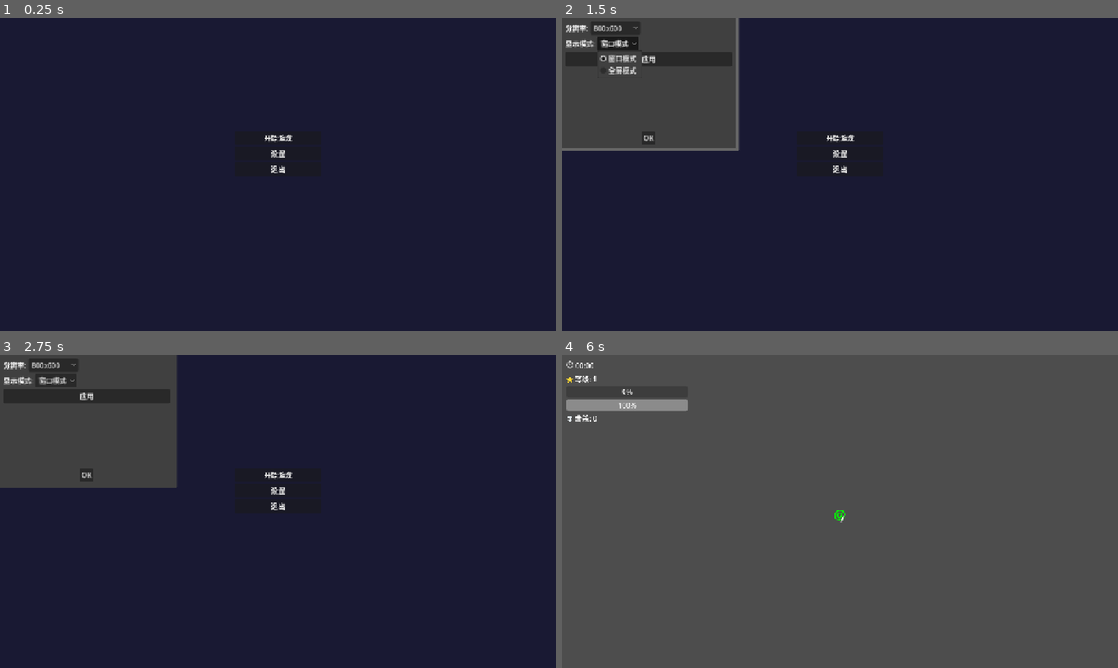
Above: before the commit, frames 1-4 (two rows, left to right).
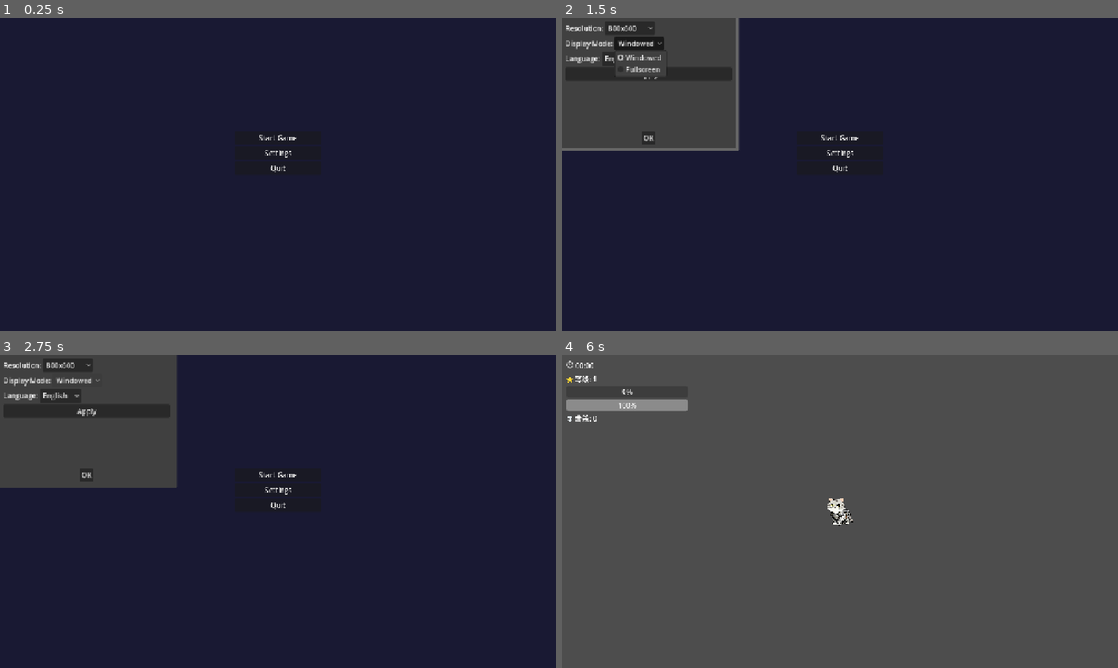
Above: after the commit, the same moments.

Repository: Coulky/milk
Game: Godot game, scene res://scenes/ui/main_menu.tscn
The game is run twice, just before and just after one commit, with the same random seed, the same clock (stepped at 60 frames per second) and the same inputs.
Inputs (mouse positions are in pixels of both pictures, inside the frame that each line leads up to):
- Up to frame 1 (0.25 s): no input
- Up to frame 2 (1.5 s): click "设置" (after the commit: "Settings") at 0.5 s; click (617, 43) at 1.25 s, where only the run before the commit has a clickable "窗口模式"
- Up to frame 3 (2.75 s): click (77, 380) at 2 s, where only the run after the commit has a clickable "Windowed"
- Up to frame 4 (6 s): click "应用" (after the commit: "Apply") at 2.75 s; click "开始游戏" (after the commit: "Start Game") at 3.5 s; click "返回" at 4.25 s; click "开始游戏" (after the commit: "Start Game") at 5 s; click "战士 [剑]" at 5.75 s

The runs differ from the first frame. In frame 1, 0.2% of the frame differs, in the area x 46-54%, y 37-50%; in frame 2, 1.3%, in the area x 0-54%, y 2-50%; in frame 3, 0.9%; in frame 4, 0.3%.

Commit message:
添加法师、战士素材

Diff:
--- a/configs/characters.json
+++ b/configs/characters.json
@@ -6,7 +6,9 @@
 	  "description": "基础角色，平衡型战士",
 	  "symbol": "@",
 	  "symbol_color": "#00ff00",
-	  "model_path": "",
+	  "model_path": "res://assets/images/warrior.png",
+	  "model_width": 64,
+	  "model_height": 64,
 	  "max_health": 100,
 	  "speed": 200,
 	  "attack": 10,
@@ -36,7 +38,9 @@
 	  "description": "高攻击低防御的法师",
 	  "symbol": "M",
 	  "symbol_color": "#0088ff",
-	  "model_path": "",
+	  "model_path": "res://assets/images/mage.png",
+	  "model_width": 64,
+	  "model_height": 64,
 	  "max_health": 60,
 	  "speed": 180,
 	  "attack": 20,
--- /dev/null
+++ b/configs/languages.json
@@ -0,0 +1,157 @@
+{
+  "languages": {
+    "zh_CN": {
+      "main_menu": {
+        "start_game": "开始游戏",
+        "settings": "设置",
+        "quit": "退出"
+      },
+      "settings": {
+        "title": "设置",
+        "resolution": "分辨率:",
+        "display_mode": "显示模式:",
+        "language": "语言:",
+        "windowed": "窗口模式",
+        "fullscreen": "全屏模式",
+        "apply": "应用"
+      },
+      "character_select": {
+        "title": "选择角色",
+        "warrior": "战士",
+        "hunter": "猎人",
+        "mage": "法师",
+        "back": "返回"
+      },
+      "pause_menu": {
+        "title": "游戏暂停",
+        "continue": "继续游戏",
+        "restart": "重新开始",
+        "exit": "退出"
+      },
+      "game_over": {
+        "title": "游戏结束！",
+        "restart": "按 R 重新开始"
+      },
+      "ui": {
+        "time": "时间",
+        "level": "等级",
+        "kill": "击杀"
+      },
+      "characters": {
+        "warrior": "战士",
+        "hunter": "猎人",
+        "mage": "法师",
+        "warrior_desc": "基础角色，平衡型战士",
+        "hunter_desc": "远程攻击的猎人",
+        "mage_desc": "高攻击低防御的法师"
+      },
+      "weapons": {
+        "sword": "剑",
+        "bow": "弓",
+        "magic_orb": "魔法球"
+      }
+    },
+    "en": {
+      "main_menu": {
+        "start_game": "Start Game",
+        "settings": "Settings",
+        "quit": "Quit"
+      },
+      "settings": {
+        "title": "Settings",
+        "resolution": "Resolution:",
+        "display_mode": "Display Mode:",
+        "language": "Language:",
+        "windowed": "Windowed",
+        "fullscreen": "Fullscreen",
+        "apply": "Apply"
+      },
+      "character_select": {
+        "title": "Select Character",
+        "warrior": "Warrior",
+        "hunter": "Hunter",
+        "mage": "Mage",
+        "back": "Back"
+      },
+      "pause_menu": {
+        "title": "Game Paused",
+        "continue": "Continue",
+        "restart": "Restart",
+        "exit": "Exit"
+      },
+      "game_over": {
+        "title": "Game Over!",
+        "restart": "Press R to restart"
+      },
+      "ui": {
+        "time": "Time",
+        "level": "Level",
+        "kill": "Kills"
+      },
+      "characters": {
+        "warrior": "Warrior",
+        "hunter": "Hunter",
+        "mage": "Mage",
+        "warrior_desc": "Basic character, balanced warrior",
+        "hunter_desc": "Ranged attacker",
+        "mage_desc": "High attack, low defense mage"
+      },
+      "weapons": {
+        "sword": "Sword",
+        "bow": "Bow",
+        "magic_orb": "Magic Orb"
+      }
+    },
+    "ja": {
+      "main_menu": {
+        "start_game": "ゲーム開始",
+        "settings": "設定",
+        "quit": "終了"
+      },
+      "settings": {
+        "title": "設定",
+        "resolution": "解像度:",
+        "display_mode": "表示モード:",
+        "language": "言語:",
+        "windowed": "ウィンドウモード",
+        "fullscreen": "フルスクリーン",
+        "apply": "適用"
+      },
+      "character_select": {
+        "title": "キャラクター選択",
+        "warrior": "戦士",
+        "hunter": "ハンター",
+        "mage": "魔法使い",
+        "back": "戻る"
+      },
+      "pause_menu": {
+        "title": "ゲーム一時停止",
+        "continue": "続ける",
+        "restart": "再スタート",
+        "exit": "終了"
+      },
+      "game_over": {
+        "title": "ゲームオーバー！",
+        "restart": "Rキーを押して再スタート"
+      },
+      "ui": {
+        "time": "時間",
+        "level": "レベル",
+        "kill": "キル"
+      },
+      "characters": {
+        "warrior": "戦士",
+        "hunter": "ハンター",
+        "mage": "魔法使い",
+        "warrior_desc": "基本キャラクター、バランスの取れた戦士",
+        "hunter_desc": "遠距離攻撃のハンター",
+        "mage_desc": "高攻撃力、低防御力の魔法使い"
+      },
+      "weapons": {
+        "sword": "剣",
+        "bow": "弓",
+        "magic_orb": "魔法の玉"
+      }
+    }
+  }
+}
--- a/project.godot
+++ b/project.godot
@@ -33,6 +33,11 @@
 
 [input]
 
+ui_cancel={
+"deadzone": 0.5,
+"events": [Object(InputEventKey,"resource_local_to_scene":false,"resource_name":"","device":-1,"window_id":0,"alt_pressed":false,"shift_pressed":false,"ctrl_pressed":false,"meta_pressed":false,"pressed":false,"keycode":0,"physical_keycode":4194304,"key_label":0,"unicode":0,"location":0,"echo":false,"script":null)
+]
+}
 move_up={
 "deadzone": 0.5,
 "events": [Object(InputEventKey,"resource_local_to_scene":false,"resource_name":"","device":-1,"window_id":0,"alt_press …(192 unchanged characters)…
@@ -63,12 +68,6 @@
 ]
 }
 
-ui_cancel={
-"deadzone": 0.5,
-"events": [Object(InputEventKey,"resource_local_to_scene":false,"resource_name":"","device":-1,"window_id":0,"alt_pressed":false,"shift_pressed":false,"ctrl_pressed":false,"meta_pressed":false,"pressed":false,"keycode":0,"physical_keycode":4194304,"key_label":0,"unicode":0,"location":0,"echo":false,"script":null)
-]
-}
-
 [layer_names]
 
 2d_physics/layer_1="player"
--- a/scripts/managers/config_manager.gd
+++ b/scripts/managers/config_manager.gd
@@ -4,6 +4,7 @@
 var enemies_config: Dictionary = {}
 var weapons_config: Dictionary = {}
 var game_settings: Dictionary = {}
+var languages_config: Dictionary = {}
 
 func _ready():
 	load_all_configs()
@@ -13,6 +14,7 @@
 	enemies_config = load_json("res://configs/enemies.json")
 	weapons_config = load_json("res://configs/weapons.json")
 	game_settings = load_json("res://configs/game_settings.json")
+	languages_config = load_json("res://configs/languages.json")
 
 func load_json(path: String) -> Dictionary:
 	var file = FileAccess.open(path, FileAccess.READ)
@@ -75,3 +77,27 @@
 
 func get_map_size() -> Dictionary:
 	return game_settings.get("map_size", {"width": 4000, "height": 4000})
+
+func get_language_text(key: String, default: String = "") -> String:
+	var locale = TranslationServer.get_locale()
+	# 确保语言代码格式正确
+	if locale == "en_US":
+		locale = "en"
+
+	# 获取对应语言的配置
+	var language_data = languages_config.get("languages", {}).get(locale, {})
+
+	# 如果没有对应语言的配置，使用默认语言（简体中文）
+	if language_data.is_empty():
+		language_data = languages_config.get("languages", {}).get("zh_CN", {})
+
+	# 解析键路径，支持点号分隔的路径
+	var keys = key.split(".")
+	var current_data = language_data
+
+	for k in keys:
+		if not current_data.has(k):
+			return default
+		current_data = current_data[k]
+
+	return current_data if typeof(current_data) == TYPE_STRING else default
--- a/scripts/ui/main_menu.gd
+++ b/scripts/ui/main_menu.gd
@@ -13,7 +13,13 @@
 ]
 
 func _ready():
-	pass
+	# 设置按钮文本
+	if has_node("VBoxContainer/StartButton"):
+		$VBoxContainer/StartButton.text = ConfigManager.get_language_text("main_menu.start_game", "开始游戏")
+	if has_node("VBoxContainer/SettingsButton"):
+		$VBoxContainer/SettingsButton.text = ConfigManager.get_language_text("main_menu.settings", "设置")
+	if has_node("VBoxContainer/QuitButton"):
+		$VBoxContainer/QuitButton.text = ConfigManager.get_language_text("main_menu.quit", "退出")
 
 func _on_start_button_pressed():
 	# 切换到角色选择场景
@@ -22,7 +28,7 @@
 func _on_settings_button_pressed():
 	# 创建设置对话框
 	var dialog = AcceptDialog.new()
-	dialog.title = "设置"
+	dialog.title = ConfigManager.get_language_text("settings.title", "设置")
 	dialog.min_size = Vector2(400, 300)
 
 	# 创建垂直容器
@@ -34,7 +40,7 @@
 	vbox.add_child(resolution_hbox)
 
 	var resolution_label = Label.new()
-	resolution_label.text = "分辨率:"
+	resolution_label.text = ConfigManager.get_language_text("settings.resolution", "分辨率:")
 	resolution_hbox.add_child(resolution_label)
 
 	var resolution_option = OptionButton.new()
@@ -53,19 +59,44 @@
 	vbox.add_child(mode_hbox)
 
 	var mode_label = Label.new()
-	mode_label.text = "显示模式:"
+	mode_label.text = ConfigManager.get_language_text("settings.display_mode", "显示模式:")
 	mode_hbox.add_child(mode_label)
 
 	var mode_option = OptionButton.new()
-	mode_option.add_item("窗口模式")
-	mode_option.add_item("全屏模式")
+	mode_option.add_item(ConfigManager.get_language_text("settings.windowed", "窗口模式"))
+	mode_option.add_item(ConfigManager.get_language_text("settings.fullscreen", "全屏模式"))
 	# 默认选择当前模式
 	mode_option.selected = 1 if DisplayServer.window_get_mode() == DisplayServer.WINDOW_MODE_FULLSCREEN else 0
 	mode_hbox.add_child(mode_option)
 
+	# 语言设置
+	var language_hbox = HBoxContainer.new()
+	vbox.add_child(language_hbox)
+
+	var language_label = Label.new()
+	language_label.text = ConfigManager.get_language_text("settings.language", "语言:")
+	language_hbox.add_child(language_label)
+
+	var language_option = OptionButton.new()
+	language_option.add_item("简体中文")
+	language_option.add_item("English")
+	language_option.add_item("日本語")
+	# 默认选择当前语言
+	var current_locale = TranslationServer.get_locale()
+	match current_locale:
+		"zh_CN":
+			language_option.selected = 0
+		"en":
+			language_option.selected = 1
+		"ja":
+			language_option.selected = 2
+		_:
+			language_option.selected = 0  # 默认简体中文
+	language_hbox.add_child(language_option)
+
 	# 应用按钮
 	var apply_button = Button.new()
-	apply_button.text = "应用"
+	apply_button.text = ConfigManager.get_language_text("settings.apply", "应用")
 	apply_button.pressed.connect(func():
 		# 应用分辨率
 		var selected_res = resolutions[resolution_option.selected]
@@ -74,6 +105,18 @@
 		# 应用显示模式
 		var mode = DisplayServer.WINDOW_MODE_WINDOWED if mode_option.selected == 0 else DisplayServer.WINDOW_MODE_FULLSCREEN
 		DisplayServer.window_set_mode(mode)
+
+		# 应用语言设置
+		var selected_language = language_option.selected
+		var locale = "zh_CN"  # 默认简体中文
+		match selected_language:
+			0:
+				locale = "zh_CN"
+			1:
+				locale = "en"
+			2:
+				locale = "ja"
+		TranslationServer.set_locale(locale)
 
 		dialog.hide()
 		dialog.queue_free()
Binary file added: assets/images/mage.png
Not shown, added: assets/images/mage.png.import
Binary file added: assets/images/warrior.png
Not shown, added: assets/images/warrior.png.import
